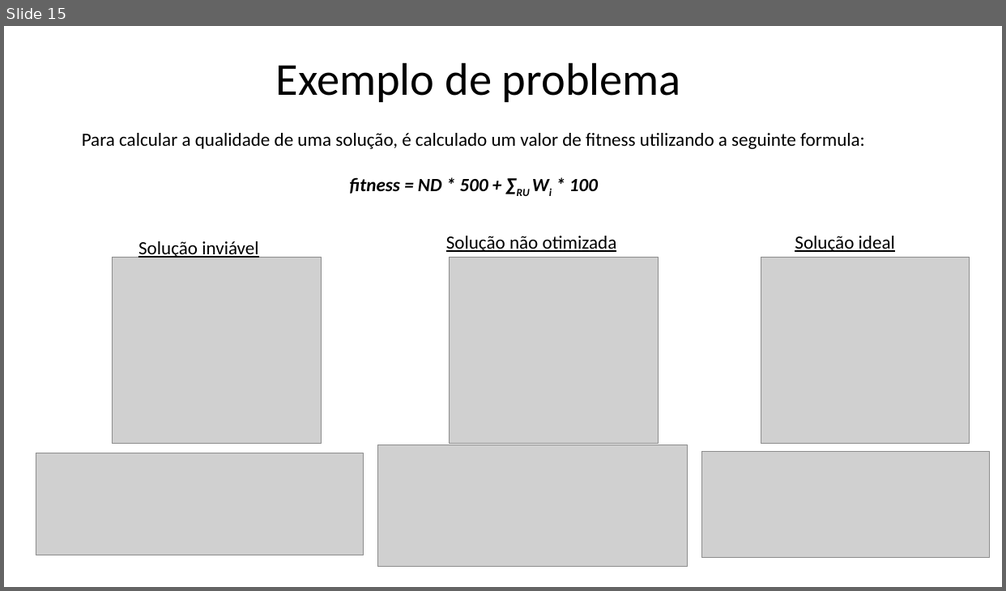
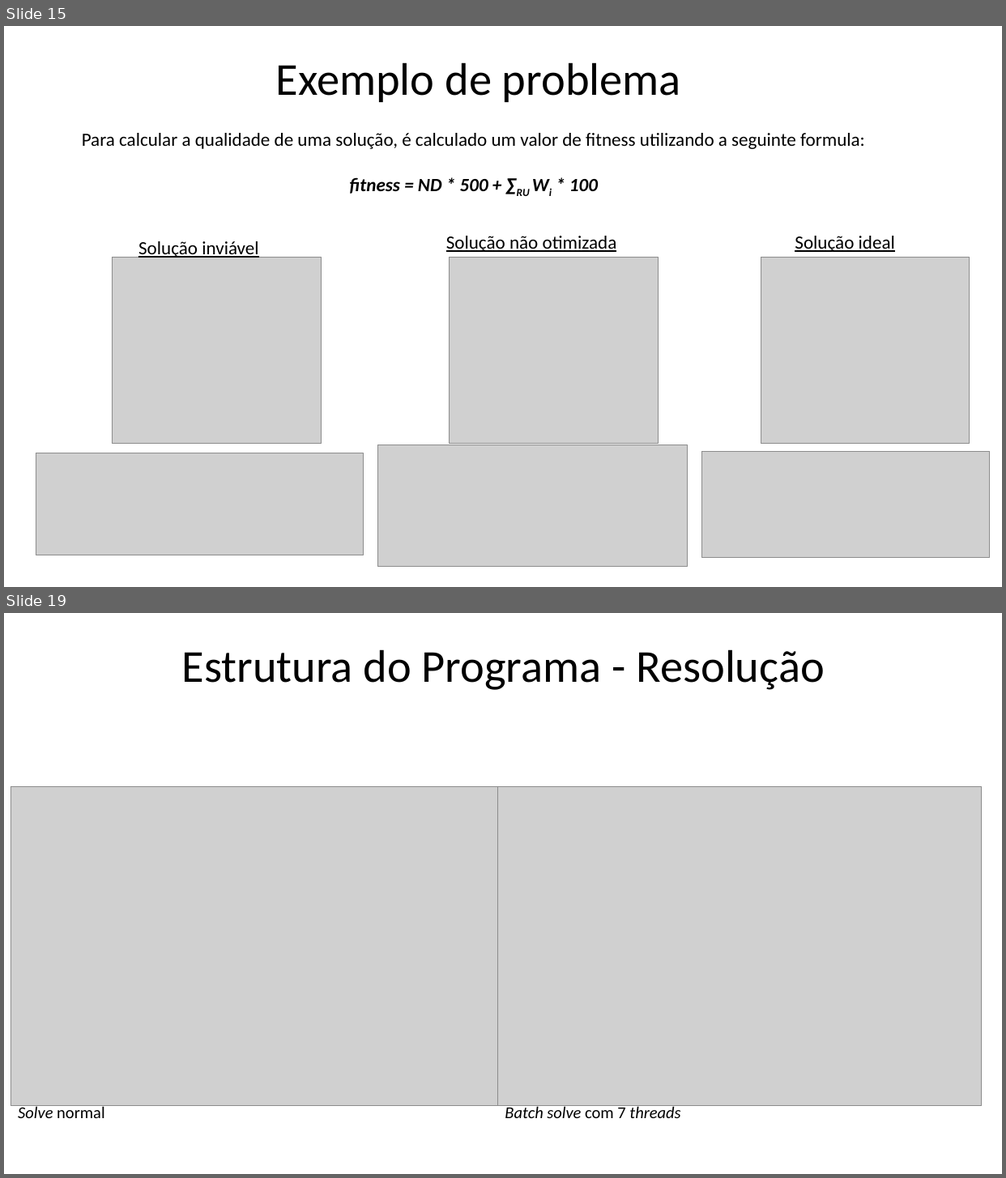
Before and after one commit to xQsme/RLP_Qt, a slide deck: powerpoint_defesa.pptx. Shown one above the other, each under a label of ours: slide 15 before the commit, slides 15 and 19 after it; the slides between them are not shown. The pictures are 1006x591 and 1006x1178 pixels, drawn with LibreOffice and Linux fonts; fonts in the diff are those of the drawing; grey boxes stand for pictures. Boxes give left, top, right and bottom in pixels: in the first picture for what was removed or moved away, otherwise in the second. Text is boxed around its words. In the diff, an @@ line names an element or a change of style, - is before the commit and + after.

```diff
--- a/powerpoint_defesa.pptx
+++ b/powerpoint_defesa.pptx
@@ slide 19 added at (4,613,1002,1174), background #FFFFFF @@
@@ title added at (181,649,824,690), 44 pt, text #000000 @@
+Estrutura do Programa - Resolução
@@ picture added at (10,786,498,1106) @@
@@ picture added at (498,786,982,1106) @@
@@ text added at (18,1105,104,1118), 16 pt, text #000000 @@
+Solve normal
@@ text added at (505,1105,680,1118), 16 pt, text #000000, italic @@
+Batch solve com 7 threads
```
Also in this commit, not shown: 1 slide changed, 4 other slides added, 1 slide removed.
